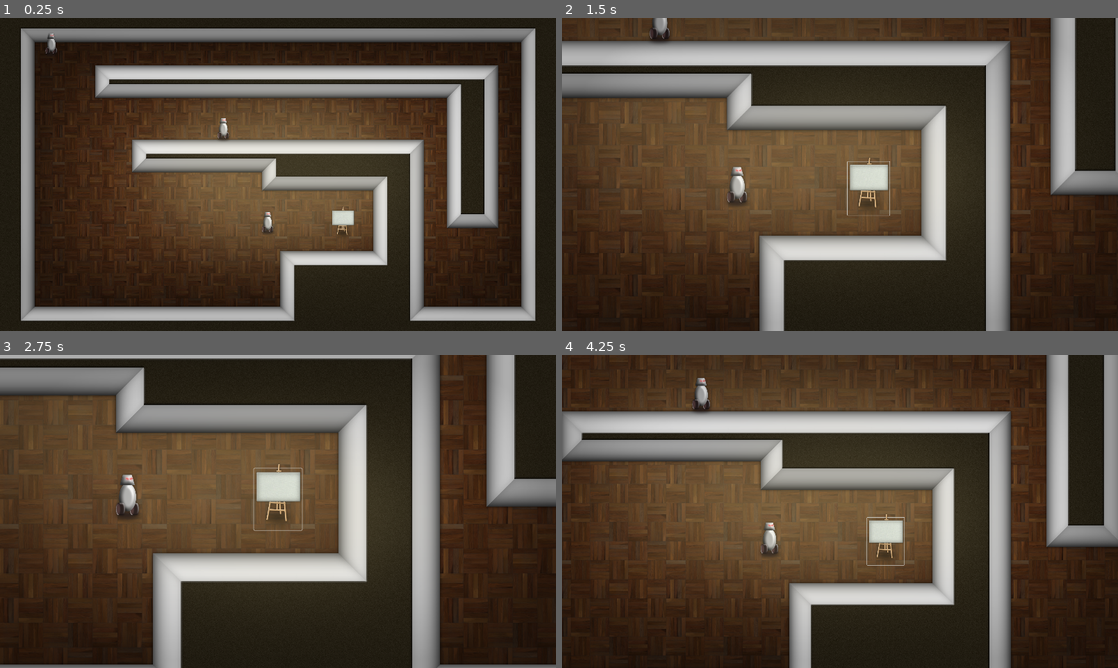
Above: before the commit, frames 1-4 (two rows, left to right).
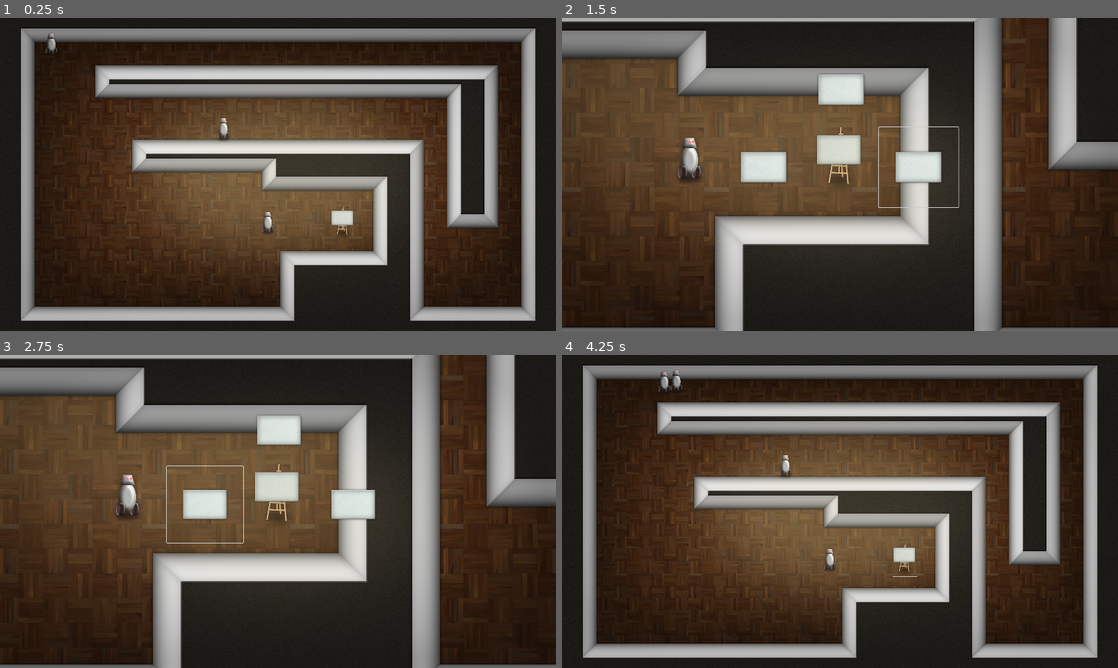
Above: after the commit, the same moments.

Repository: vibrunazo/godot-laststand
Game: Godot game, scene res://scenes/game.tscn
Same seed, same stepped clock (60 frames per second), same inputs: the game is played once before the commit and once after it.
Inputs (mouse positions are in pixels of both pictures, inside the frame that each line leads up to):
- Up to frame 1 (0.25 s): no input
- Up to frame 2 (1.5 s): click (906, 224) at 0.5 s; click (923, 168) at 1.27 s
- Up to frame 3 (2.75 s): click (205, 505) at 2.02 s
- Up to frame 4 (4.25 s): click (840, 430) at 2.77 s; click (840, 498) at 3.5 s

The runs differ from the first frame. In frame 1, less than 0.1% of the frame differs, in the area x 59-64%, y 61-67%; in frame 2, 44%; in frame 3, 2.3%; in frame 4, 63%, in the area x 0-100%, y 0-100%.
Error before the commit: Invalid type in function 'tween_callback' in base 'Tween'. Cannot convert argument 1 from Nil to Callable. (res://scenes/game_cam.gd:38)

Commit message:
show pick tower menu

Diff:
--- a/scenes/artstand.gd
+++ b/scenes/artstand.gd
@@ -9,5 +9,4 @@
 	pass # Replace with function body.
 
 func _on_button_down():
-	print('le click')
 	clicked.emit()
--- a/scenes/artstand.tscn
+++ b/scenes/artstand.tscn
@@ -18,6 +18,7 @@
 flat = true
 
 [node name="Canvas" type="Sprite2D" parent="."]
+position = Vector2(-6, 0)
 texture = ExtResource("3_nyufh")
 offset = Vector2(2, -85)
 
--- a/scenes/game.gd
+++ b/scenes/game.gd
@@ -1,8 +1,14 @@
 class_name Game
 extends Node2D
 
+@export var pick_tower_scene: PackedScene
+
 @onready var artstand: ArtStand = %Artstand
 @onready var game_cam: GameCam = $GameCam
+@onready var ui_layer = $UILayer
+
+var is_selecting_tower: bool = false
+var tower_menu_ref: PickTowerMenu
 
 func _ready():
 	print('game started')
@@ -11,6 +17,23 @@
 func bind_signals():
 	artstand.clicked.connect(_on_artstand_clicked)
 
+func show_pick_tower_menu():
+	if not pick_tower_scene: return
+	if is_instance_valid(tower_menu_ref):
+		tower_menu_ref.queue_free()
+	tower_menu_ref = pick_tower_scene.instantiate() as PickTowerMenu
+	ui_layer.add_child(tower_menu_ref)
+
+func hide_pick_tower_menu():
+	if not is_instance_valid(tower_menu_ref): return
+	tower_menu_ref.anim_end()
+
 func _on_artstand_clicked():
-	print('art clicked')
-	game_cam.toggle_zoom(artstand)
+	is_selecting_tower = !is_selecting_tower
+	if is_selecting_tower:
+		game_cam.focus_on(artstand)
+		await game_cam.zoom_finished
+		show_pick_tower_menu()
+	else:
+		game_cam.zoom_out()
+		tower_menu_ref.anim_end()
--- a/scenes/game.tscn
+++ b/scenes/game.tscn
@@ -1,6 +1,7 @@
-[gd_scene load_steps=13 format=3 uid="uid://dy48vujtsqyyq"]
+[gd_scene load_steps=14 format=3 uid="uid://dy48vujtsqyyq"]
 
 [ext_resource type="Script" path="res://scenes/game.gd" id="1_enj8k"]
+[ext_resource type="PackedScene" uid="uid://cxnm5x3mq25u3" path="res://scenes/pick_tower_menu.tscn" id="2_7l7u6"]
 [ext_resource type="Texture2D" uid="uid://boap74n4w1l8o" path="res://assets/tex/TCom_Wood_ParquetFiveFinger_512_albedo.png" id="2_j6hou"]
 [ext_resource type="PackedScene" uid="uid://d175g5ac1ab72" path="res://scenes/enemy.tscn" id="3_ch801"]
 [ext_resource type="Texture2D" uid="uid://cg5ouej5vucv7" path="res://assets/tex/robot.png" id="3_xhur8"]
@@ -44,6 +45,7 @@
 
 [node name="Game" type="Node2D"]
 script = ExtResource("1_enj8k")
+pick_tower_scene = ExtResource("2_7l7u6")
 
 [node name="TextureRect" type="TextureRect" parent="."]
 offset_left = -1728.0
@@ -95,9 +97,9 @@
 zoom = Vector2(0.5, 0.5)
 script = ExtResource("8_ooj1h")
 
-[node name="UILayer" type="CanvasLayer" parent="."]
+[node name="FXLayer" type="CanvasLayer" parent="."]
 
-[node name="Vignette2" type="TextureRect" parent="UILayer"]
+[node name="Vignette2" type="TextureRect" parent="FXLayer"]
 modulate = Color(1, 1, 1, 0.54902)
 anchors_preset = 8
 anchor_left = 0.5
@@ -116,3 +118,5 @@
 
 [node name="Spawner" parent="." node_paths=PackedStringArray("path") instance=ExtResource("8_ie2qt")]
 path = NodePath("../TileMap/Path2D")
+
+[node name="UILayer" type="CanvasLayer" parent="."]
--- a/scenes/game_cam.gd
+++ b/scenes/game_cam.gd
@@ -10,8 +10,6 @@
 
 signal zoom_finished
 
-
-# Called when the node enters the scene tree for the first time.
 func _ready():
 	setup_camera()
 
@@ -28,17 +26,19 @@
 	zoom_to(target_node.global_position, Vector2(1,1))
 	is_zoomed_in = true
 
-func zoom_to(target_pos: Vector2, target_zoom: Vector2, tween_time: float = 1.5):
+func zoom_to(target_pos: Vector2, target_zoom: Vector2, tween_time: float = 0.5):
 	zoom_tween = create_tween()
 	zoom_tween.set_parallel(true)
 	zoom_tween.set_ease(Tween.EASE_IN_OUT)
 	zoom_tween.set_trans(Tween.TRANS_QUAD)
 	zoom_tween.tween_property(self, "zoom", target_zoom, tween_time)
 	zoom_tween.tween_property(self, "global_position", target_pos, tween_time)
-	zoom_tween.tween_callback(_on_zoom_finished())
+	zoom_tween.set_parallel(false)
+	zoom_tween.tween_callback(_on_zoom_finished)
 
 func _on_zoom_finished():
 	zoom_finished.emit()
+	print('zoom finished')
 
 func zoom_out():
 	zoom_to(ini_pos, ini_zoom)
--- /dev/null
+++ b/scenes/pick_tower_button.gd
@@ -0,0 +1,7 @@
+class_name PickTowerButton
+extends Button
+
+
+# Called when the node enters the scene tree for the first time.
+func _ready():
+	print('pick tower button ready')
--- /dev/null
+++ b/scenes/pick_tower_button.tscn
@@ -0,0 +1,20 @@
+[gd_scene load_steps=3 format=3 uid="uid://ckuw14smlun2o"]
+
+[ext_resource type="Texture2D" uid="uid://bndkm8vpo7cea" path="res://assets/tex/canvas.png" id="1_e24w5"]
+[ext_resource type="Script" path="res://scenes/pick_tower_button.gd" id="2_xw6no"]
+
+[node name="PickTowerButton" type="Button"]
+anchors_preset = 8
+anchor_left = 0.5
+anchor_top = 0.5
+anchor_right = 0.5
+anchor_bottom = 0.5
+offset_left = -132.0
+offset_top = -132.0
+offset_right = 132.0
+offset_bottom = 132.0
+grow_horizontal = 2
+grow_vertical = 2
+icon = ExtResource("1_e24w5")
+flat = true
+script = ExtResource("2_xw6no")
--- /dev/null
+++ b/scenes/pick_tower_menu.gd
@@ -0,0 +1,24 @@
+class_name PickTowerMenu
+extends Control
+
+
+# Called when the node enters the scene tree for the first time.
+func _ready():
+	anim_start()
+
+
+var anim_tween: Tween
+func anim_start():
+	scale = Vector2(0, 0)
+	anim_tween = create_tween()
+	anim_tween.set_ease(Tween.EASE_OUT)
+	anim_tween.set_trans(Tween.TRANS_ELASTIC)
+	anim_tween.tween_property(self, "scale", Vector2(1,1), 1)
+
+func anim_end():
+	anim_tween = create_tween()
+	anim_tween.set_ease(Tween.EASE_OUT)
+	anim_tween.set_trans(Tween.TRANS_QUAD)
+	anim_tween.tween_property(self, "scale", Vector2(0,0), 0.2)
+	await anim_tween.finished
+	queue_free()
--- /dev/null
+++ b/scenes/pick_tower_menu.tscn
@@ -0,0 +1,36 @@
+[gd_scene load_steps=3 format=3 uid="uid://cxnm5x3mq25u3"]
+
+[ext_resource type="Script" path="res://scenes/pick_tower_menu.gd" id="1_ms78v"]
+[ext_resource type="PackedScene" uid="uid://ckuw14smlun2o" path="res://scenes/pick_tower_button.tscn" id="2_g6gme"]
+
+[node name="PickTowerMenu" type="Control"]
+layout_mode = 3
+anchors_preset = 8
+anchor_left = 0.5
+anchor_top = 0.5
+anchor_right = 0.5
+anchor_bottom = 0.5
+grow_horizontal = 2
+grow_vertical = 2
+script = ExtResource("1_ms78v")
+
+[node name="PickTowerButton" parent="." instance=ExtResource("2_g6gme")]
+layout_mode = 1
+offset_left = 128.0
+offset_top = -156.0
+offset_right = 392.0
+offset_bottom = 108.0
+
+[node name="PickTowerButton2" parent="." instance=ExtResource("2_g6gme")]
+layout_mode = 1
+offset_left = -384.0
+offset_top = -156.0
+offset_right = -120.0
+offset_bottom = 108.0
+
+[node name="PickTowerButton3" parent="." instance=ExtResource("2_g6gme")]
+layout_mode = 1
+offset_left = -128.0
+offset_top = -412.0
+offset_right = 136.0
+offset_bottom = -148.0
Binary file changed: assets/tex/terrain.png
